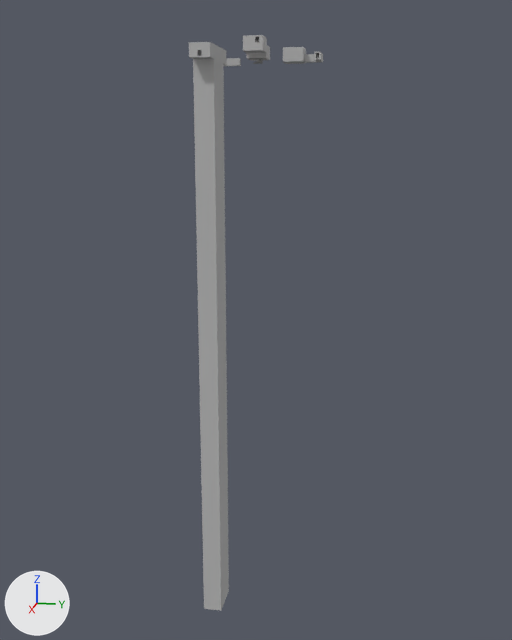
One commit to the Blender file Working/Scenes/level1.blend: the scene before it, then after it.
Camera for both pictures: a 50 mm camera at (616.0, 120.0, -68.0) aimed at (7.0, -2.0, -220.0). Arrows for +X, +Y and +Z are at lower left; the lights stay in place.

In view in the first picture: 'Level'.
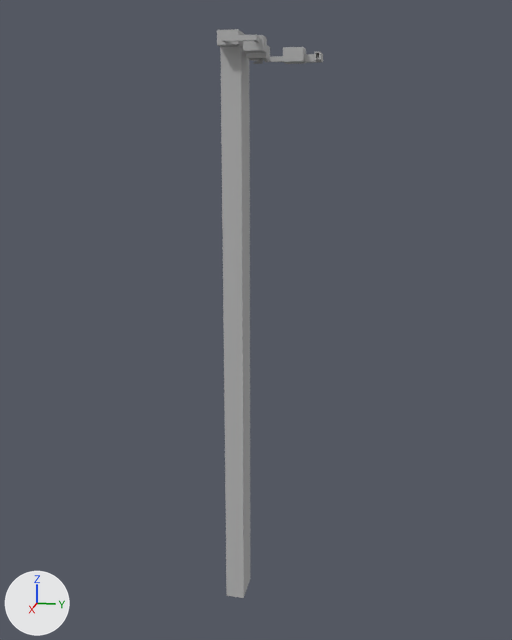
Where the change shows, as pixel boxes [x1, y1, x2, y2] in the pictures (512 x 640 px):
'Level', moved: before [189, 42, 229, 611]; after [217, 29, 251, 598]
'Corridor23', added: after [222, 34, 259, 43]
'Corridor12', added: after [263, 56, 283, 62]

The change, as a list of edits to the scene's bpy script:
```text
Add me_plane:
    me_plane.from_pydata([(1.0, -3.0, -3.0), (-2.0, -3.0, -3.0), (1.0, 10.0, -3.0), (-2.0, 10.0, -3.0), (1.0, -6.0, -3.0), (-2.0, -6.0, -3.0), (11.0, -3.0, -3.0), (11.0, -6.0, -3.0), (1.0, -3.0, 1.0), (-2.0, -3.0, 1.0), (1.0, 10.0, 1.0), (-2.0, 10.0, 1.0), (1.0, -6.0, 1.0), (-2.0, -6.0, 1.0), (11.0, -3.0, 1.0), (11.0, -6.0, 1.0)], [], [(1, 0, 2, 3), (0, 1, 5, 4), (0, 4, 7, 6), (9, 11, 10, 8), (8, 12, 13, 9), (8, 14, 15, 12), (4, 12, 15, 7), (6, 14, 8, 0), (1, 9, 13, 5), (5, 13, 12, 4), (0, 8, 10, 2), (3, 11, 9, 1)])
    me_plane.materials.append(mat_stone_007)  # grey #bababa
Add me_plane_001:
    me_plane_001.from_pydata(...)  # 24 vertices, 20 faces; spans x -10.0..2.0, y -20.0..7.0, z 0.0..4.0
    me_plane_001.materials.append(mat_stone_007)  # grey #bababa
Change ob_level:
    ob_level.location: (23.0, -39.0, -38.0) -> (13.0, -18.0, -28.0)
Add ob_corridor12:
    ob_corridor12 = bpy.data.objects.new('Corridor12', me_plane)
    ob_corridor12.location = (-1.0, 10.0, 3.0)
Add ob_corridor23:
    ob_corridor23 = bpy.data.objects.new('Corridor23', me_plane_001)
    ob_corridor23.location = (50.0, 0.0, 10.0)
```
